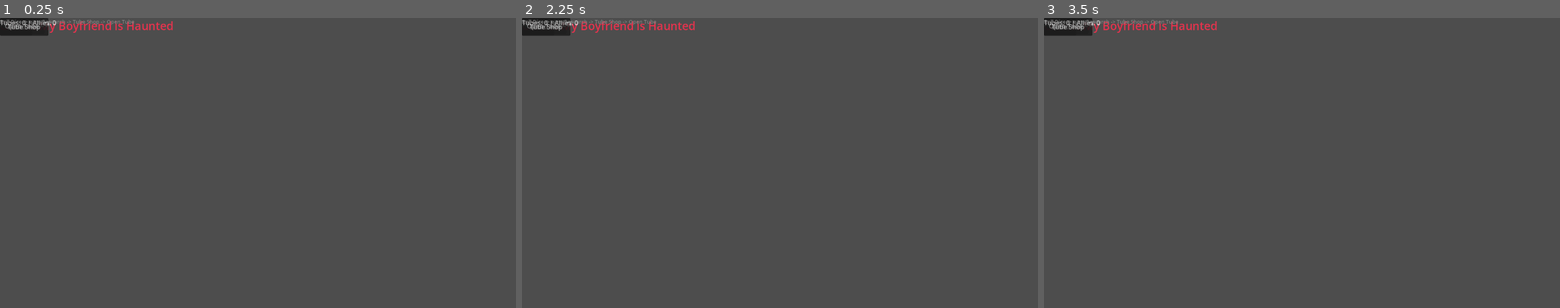
Above: before the commit, frames 1-3 (left to right).
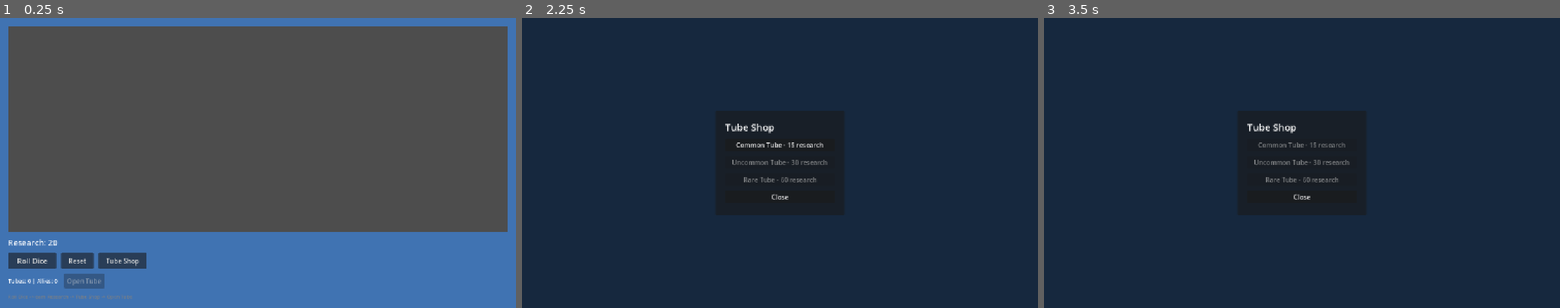
Above: after the commit, the same moments.

Repository: bryanlabchuk/ohnomyboyfriend
Game: Godot game, scene res://scenes/main/game_2d.tscn
The game is run twice, just before and just after one commit, with the same random seed, the same clock (stepped at 60 frames per second) and the same inputs.
Inputs (mouse positions are in pixels of both pictures, inside the frame that each line leads up to):
- Up to frame 1 (0.25 s): no input
- Up to frame 2 (2.25 s): click "Roll Dice" at 0.5 s; click "Reset" at 1.25 s; click "Tube Shop" at 2 s
- Up to frame 3 (3.5 s): click (1302, 145) at 2.75 s, where only the run after the commit has a clickable "Common Tube - 15 research"

The runs differ from the first frame. In frame 1, 32% of the frame differs, in the area x 0-100%, y 0-100%; in frame 2, 100%; in frame 3, 100%.

Commit message:
Refactor game_2d scene to use Node3D for improved 3D rendering, update UI hierarchy with CanvasLayer for better layout management, and adjust button sizes and font settings for consistency. Change window stretch mode to 'canvas_items' for enhanced rendering performance.

Diff:
--- a/project.godot
+++ b/project.godot
@@ -28,7 +28,7 @@
 
 window/size/viewport_width=1280
 window/size/viewport_height=720
-window/stretch/mode="viewport"
+window/stretch/mode="canvas_items"
 window/stretch/aspect="expand"
 
 [physics]
--- a/scenes/main/game_2d.tscn
+++ b/scenes/main/game_2d.tscn
@@ -3,17 +3,13 @@
 [ext_resource type="Script" path="res://scripts/game_2d.gd" id="1_script"]
 [ext_resource type="PackedScene" uid="uid://b3dcontent" path="res://scenes/main/game_3d_content.tscn" id="2_3d"]
 
-[node name="Game2D" type="Control"]
-layout_mode = 3
-anchors_preset = 15
-anchor_right = 1.0
-anchor_bottom = 1.0
-grow_horizontal = 2
-grow_vertical = 2
+[node name="Game2D" type="Node3D"]
 script = ExtResource("1_script")
 
-[node name="Background" type="ColorRect" parent="."]
-layout_mode = 1
+[node name="CanvasLayer" type="CanvasLayer" parent="."]
+
+[node name="Background" type="ColorRect" parent="CanvasLayer"]
+layout_mode = 3
 anchors_preset = 15
 anchor_right = 1.0
 anchor_bottom = 1.0
@@ -21,89 +17,84 @@
 grow_vertical = 2
 color = Color(0.25, 0.45, 0.7, 1)
 
-[node name="MainVBox" type="VBoxContainer" parent="."]
-layout_mode = 1
+[node name="Margin" type="MarginContainer" parent="CanvasLayer"]
+layout_mode = 3
 anchors_preset = 15
 anchor_right = 1.0
 anchor_bottom = 1.0
 grow_horizontal = 2
 grow_vertical = 2
+theme_override_constants/margin_left = 20
+theme_override_constants/margin_top = 20
+theme_override_constants/margin_right = 20
+theme_override_constants/margin_bottom = 20
+
+[node name="VBox" type="VBoxContainer" parent="CanvasLayer/Margin"]
+layout_mode = 2
 theme_override_constants/separation = 12
 
-[node name="ViewportContainer" type="SubViewportContainer" parent="MainVBox"]
+[node name="ViewportContainer" type="SubViewportContainer" parent="CanvasLayer/Margin/VBox"]
 layout_mode = 2
 custom_minimum_size = Vector2(0, 280)
 size_flags_vertical = 3
 stretch = true
 
-[node name="SubViewport" type="SubViewport" parent="MainVBox/ViewportContainer"]
+[node name="SubViewport" type="SubViewport" parent="CanvasLayer/Margin/VBox/ViewportContainer"]
 render_target_update_mode = 4
 handle_input_locally = false
 size = Vector2i(720, 280)
 
-[node name="Game3DContent" parent="MainVBox/ViewportContainer/SubViewport" instance=ExtResource("2_3d")]
+[node name="Game3DContent" parent="CanvasLayer/Margin/VBox/ViewportContainer/SubViewport" instance=ExtResource("2_3d")]
 
-[node name="Margin" type="MarginContainer" parent="MainVBox"]
-layout_mode = 2
-size_flags_vertical = 3
-theme_override_constants/margin_left = 24
-theme_override_constants/margin_top = 16
-theme_override_constants/margin_right = 24
-theme_override_constants/margin_bottom = 24
-
-[node name="VBox" type="VBoxContainer" parent="MainVBox/Margin"]
-layout_mode = 2
-theme_override_constants/separation = 16
-
-[node name="Title" type="Label" parent="MainVBox/Margin/VBox"]
+[node name="Title" type="Label" parent="CanvasLayer/Margin/VBox"]
 layout_mode = 2
 theme_override_colors/font_color = Color(0.9, 0.2, 0.3, 1)
-theme_override_font_sizes/font_size = 28
+theme_override_font_sizes/font_size = 26
 text = "Oh no! My Boyfriend is Haunted"
 horizontal_alignment = 1
 
-[node name="ResearchLabel" type="Label" parent="MainVBox/Margin/VBox"]
+[node name="ResearchLabel" type="Label" parent="CanvasLayer/Margin/VBox"]
 layout_mode = 2
 theme_override_font_sizes/font_size = 20
 text = "Research: 20"
 
-[node name="ButtonRow" type="HBoxContainer" parent="MainVBox/Margin/VBox"]
+[node name="ButtonRow" type="HBoxContainer" parent="CanvasLayer/Margin/VBox"]
 layout_mode = 2
 theme_override_constants/separation = 12
 
-[node name="RollButton" type="Button" parent="MainVBox/Margin/VBox/ButtonRow"]
+[node name="RollButton" type="Button" parent="CanvasLayer/Margin/VBox/ButtonRow"]
 layout_mode = 2
-custom_minimum_size = Vector2(120, 44)
+custom_minimum_size = Vector2(120, 40)
 theme_override_font_sizes/font_size = 18
 text = "Roll Dice"
 
-[node name="ResetButton" type="Button" parent="MainVBox/Margin/VBox/ButtonRow"]
+[node name="ResetButton" type="Button" parent="CanvasLayer/Margin/VBox/ButtonRow"]
 layout_mode = 2
-custom_minimum_size = Vector2(80, 44)
+custom_minimum_size = Vector2(80, 40)
 text = "Reset"
 
-[node name="TubeShopBtn" type="Button" parent="MainVBox/Margin/VBox/ButtonRow"]
+[node name="TubeShopBtn" type="Button" parent="CanvasLayer/Margin/VBox/ButtonRow"]
 layout_mode = 2
-custom_minimum_size = Vector2(120, 44)
+custom_minimum_size = Vector2(120, 40)
 text = "Tube Shop"
 
-[node name="TubeRow" type="HBoxContainer" parent="MainVBox/Margin/VBox"]
+[node name="TubeRow" type="HBoxContainer" parent="CanvasLayer/Margin/VBox"]
 layout_mode = 2
 theme_override_constants/separation = 16
 
-[node name="TubeCountLabel" type="Label" parent="MainVBox/Margin/VBox/TubeRow"]
+[node name="TubeCountLabel" type="Label" parent="CanvasLayer/Margin/VBox/TubeRow"]
 layout_mode = 2
-theme_override_font_sizes/font_size = 16
+theme_override_font_sizes/font_size = 14
 text = "Tubes: 0 | Allies: 0"
 
-[node name="OpenTubeBtn" type="Button" parent="MainVBox/Margin/VBox/TubeRow"]
+[node name="OpenTubeBtn" type="Button" parent="CanvasLayer/Margin/VBox/TubeRow"]
 layout_mode = 2
-custom_minimum_size = Vector2(110, 40)
+custom_minimum_size = Vector2(100, 36)
 text = "Open Tube"
 disabled = true
 
-[node name="Hint" type="Label" parent="MainVBox/Margin/VBox"]
+[node name="Hint" type="Label" parent="CanvasLayer/Margin/VBox"]
 layout_mode = 2
 theme_override_colors/font_color = Color(0.5, 0.5, 0.5, 1)
-theme_override_font_sizes/font_size = 13
+theme_override_font_sizes/font_size = 12
 text = "Roll Dice -> earn Research -> Tube Shop -> Open Tube"
--- a/scripts/game_2d.gd
+++ b/scripts/game_2d.gd
@@ -1,20 +1,20 @@
-extends Control
+extends Node3D
 ## Game with 3D viewport - dice roll, cup tilt, tube opening with voxel characters.
 
-@onready var roll_btn: Button = $MainVBox/Margin/VBox/ButtonRow/RollButton
-@onready var research_label: Label = $MainVBox/Margin/VBox/ResearchLabel
-@onready var tube_shop_btn: Button = $MainVBox/Margin/VBox/ButtonRow/TubeShopBtn
-@onready var open_tube_btn: Button = $MainVBox/Margin/VBox/TubeRow/OpenTubeBtn
-@onready var tube_count_label: Label = $MainVBox/Margin/VBox/TubeRow/TubeCountLabel
+@onready var roll_btn: Button = $CanvasLayer/Margin/VBox/ButtonRow/RollButton
+@onready var research_label: Label = $CanvasLayer/Margin/VBox/ResearchLabel
+@onready var tube_shop_btn: Button = $CanvasLayer/Margin/VBox/ButtonRow/TubeShopBtn
+@onready var open_tube_btn: Button = $CanvasLayer/Margin/VBox/TubeRow/OpenTubeBtn
+@onready var tube_count_label: Label = $CanvasLayer/Margin/VBox/TubeRow/TubeCountLabel
 
 var _game_3d: Node3D = null
 
 func _ready() -> void:
 	GameState.research = 20
-	_game_3d = $MainVBox/ViewportContainer/SubViewport/Game3DContent as Node3D
+	_game_3d = $CanvasLayer/Margin/VBox/ViewportContainer/SubViewport/Game3DContent as Node3D
 	if roll_btn:
 		roll_btn.pressed.connect(_on_roll)
-	var reset_btn := $MainVBox/Margin/VBox/ButtonRow/ResetButton as Button
+	var reset_btn := $CanvasLayer/Margin/VBox/ButtonRow/ResetButton as Button
 	if reset_btn:
 		reset_btn.pressed.connect(_on_reset)
 	if tube_shop_btn:
@@ -50,9 +50,9 @@
 		open_tube_btn.disabled = GameState.tubes.is_empty()
 
 func _open_shop() -> void:
-	$MainVBox/Margin.visible = false
+	$CanvasLayer/Margin.visible = false
 	var shop := _make_shop_panel()
-	add_child(shop)
+	$CanvasLayer.add_child(shop)
 
 func _make_shop_panel() -> Control:
 	var overlay := Control.new()
@@ -97,7 +97,7 @@
 	close_btn.text = "Close"
 	close_btn.pressed.connect(func():
 		overlay.queue_free()
-		$MainVBox/Margin.visible = true
+		$CanvasLayer/Margin.visible = true
 	)
 	vbox.add_child(close_btn)
 
